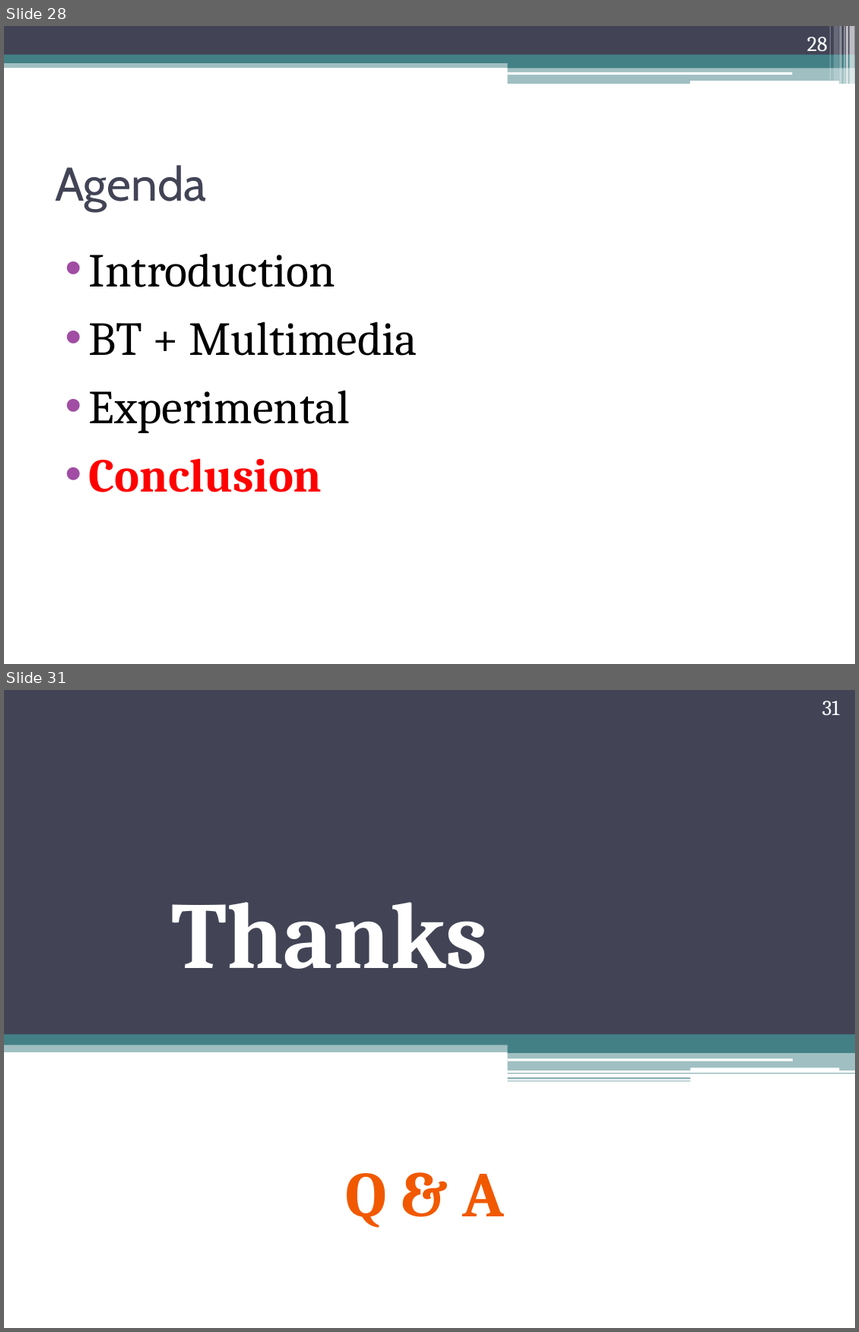
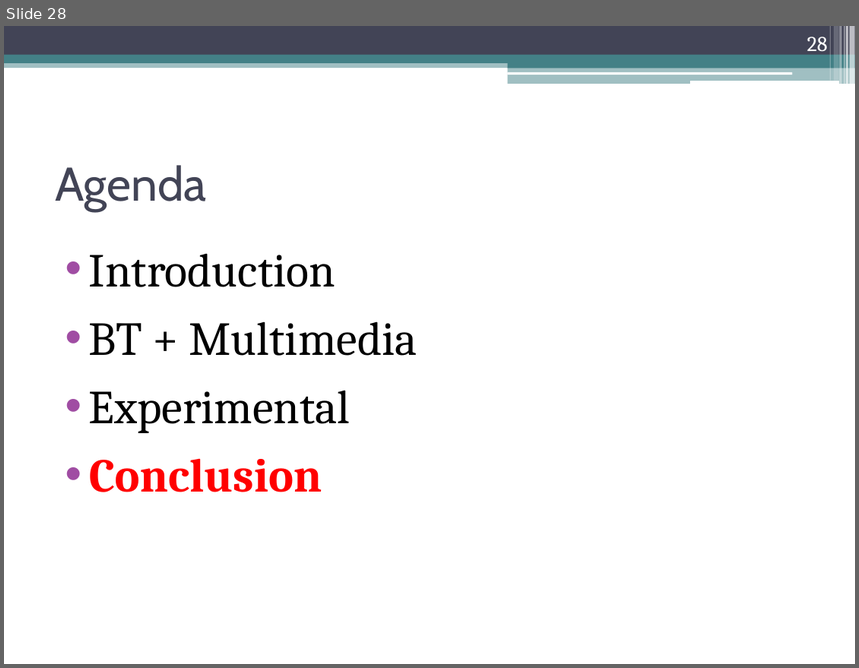
Before and after one commit to sikeh/shanbolishomework, a slide deck: Distributed Computing, Peer-to-Peer and GRIDS/final presentation/ppt/Peer-to-Peer Multimedia Streaming Using BitTorrent.pptx. Shown one above the other, each under a label of ours: slides 28 and 31 before the commit, slide 28 after it; the slides between them are not shown. The pictures are 859x1332 and 859x668 pixels, drawn with LibreOffice and Linux fonts; fonts in the diff are those of the drawing. Boxes give left, top, right and bottom in pixels: in the first picture for what was removed or moved away, otherwise in the second. Text is boxed around its words. In the diff, an @@ line names an element or a change of style, - is before the commit and + after.

```diff
--- a/Distributed Computing, Peer-to-Peer and GRIDS/final presentation/ppt/Peer-to-Peer Multimedia Streaming Using BitTorrent.pptx
+++ b/Distributed Computing, Peer-to-Peer and GRIDS/final presentation/ppt/Peer-to-Peer Multimedia Streaming Using BitTorrent.pptx
@@ slide 31 removed at (x1=4, y1=690, x2=855, y2=1328), background #FFFFFF @@
@@ rectangle removed at (x1=4, y1=690, x2=855, y2=1035) @@
@@ page number removed at (x1=823, y1=701, x2=840, y2=715) @@
-31
@@ text removed at (x1=171, y1=902, x2=488, y2=969) @@
-Thanks
@@ rectangle removed at (x1=4, y1=1030, x2=855, y2=1053) @@
@@ rectangle removed at (x1=601, y1=1029, x2=855, y2=1052) @@
@@ rectangle removed at (x1=4, y1=1032, x2=855, y2=1045) @@
@@ rectangle removed at (x1=508, y1=1045, x2=855, y2=1053) @@
@@ rectangle removed at (x1=508, y1=1053, x2=855, y2=1071) @@
@@ rectangle removed at (x1=508, y1=1073, x2=855, y2=1074) @@
@@ rounded rectangle removed at (x1=508, y1=1059, x2=793, y2=1061) @@
@@ rounded rectangle removed at (x1=691, y1=1068, x2=840, y2=1072) @@
@@ rectangle removed at (x1=508, y1=1078, x2=691, y2=1079) @@
@@ rectangle removed at (x1=508, y1=1081, x2=691, y2=1081) @@
@@ text removed at (x1=346, y1=1173, x2=504, y2=1228) @@
-Q & A
```
Also in this commit, not shown: 13 slides changed, 1 slide added.
